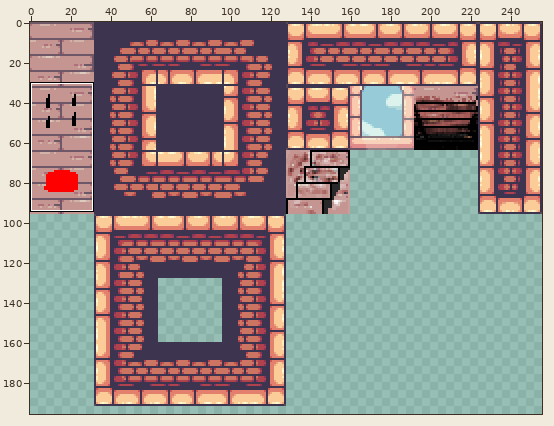
One commit to this sprite sheet: data/textures/tile_set.png. The first picture is a wide view before the edit; the outline marks the close-up.
Close-up. Before the commit:
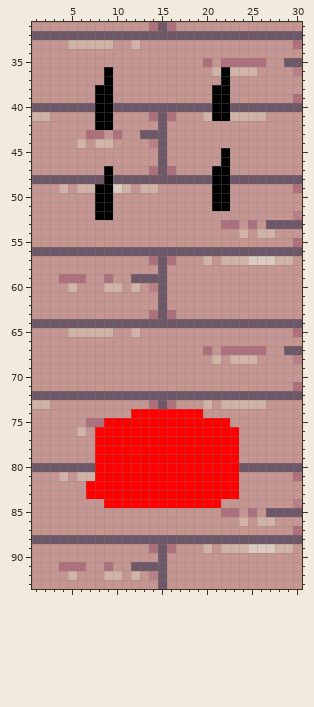
The file is 256x256 pixels. Colours within 5 levels of each other are drawn and written as one. Shown: x 1..30, y 31..93. The wide view leaves out empty margins.
After the commit:
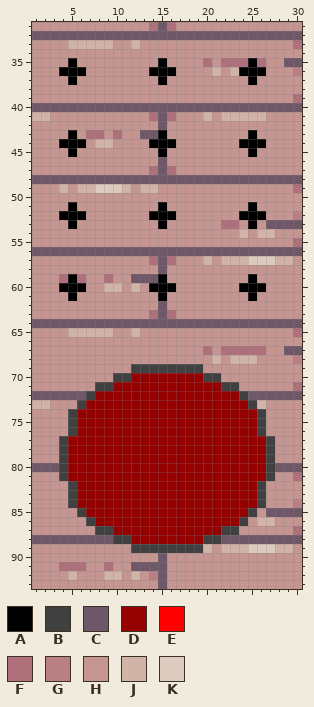
Palette (. is transparent): A #000000  B #414040  C #6e5867  D #950000  E #ff0000  F #ae717c  G #b88084  H #c49591  J #d2b3a7  K #ddcbbf
Changes in this commit:
y 35: x 5 H -> A; x 15 H -> A; x 25 F -> A
y 36: x 4..6 HHH -> AAA; x 9 A -> H; x 14..16 HHH -> AAA; x 22 A -> H; x 24..26 JJH -> AAA
y 37: x 5 H -> A; x 9 A -> H; x 15 H -> A; x 22 A -> H; x 25 H -> A
y 38..39: x 8..9 AA -> HH; x 21..22 AA -> HH
y 40: x 8..9 AA -> CC; x 21..22 AA -> CC
y 41: x 8..9 AA -> HH; x 21..22 AA -> HJ
y 42: x 8..9 AA -> HH
y 43: x 5 H -> A; x 15 C -> A; x 25 H -> A
y 44: x 4..6 HHJ -> AAA; x 14..16 GCH -> AAA; x 24..26 HHH -> AAA
y 45: x 5 H -> A; x 15 C -> A; x 22 A -> H; x 25 H -> A
y 46: x 22 A -> H
y 47: x 9 A -> H; x 21..22 AA -> HH
y 48: x 9 A -> C; x 21..22 AA -> CC
y 49: x 8..9 AA -> KK; x 21..22 AA -> HH
y 50: x 8..9 AA -> HH; x 21..22 AA -> HH
y 51: x 5 H -> A; x 8..9 AA -> HH; x 15 H -> A; x 21..22 AA -> HH; x 25 H -> A
y 52: x 4..6 HHH -> AAA; x 8..9 AA -> HH; x 14..16 HHH -> AAA; x 24..26 HHH -> AAA
y 53: x 5 H -> A; x 15 H -> A; x 25 F -> A
y 59: x 5 F -> A; x 15 C -> A; x 25 H -> A
y 60: x 4..6 HJH -> AAA; x 14..16 GCH -> AAA; x 24..26 HHH -> AAA
y 61: x 5 H -> A; x 15 C -> A; x 25 H -> A
y 69: x 12..19 HHHHHHHH -> BBBBBBBB
y 70: x 10..21 HHHHHHHHHHHH -> BBDDDDDDDDBB
y 71: x 8..23 HHHHHHHHHHHHHHHH -> BBDDDDDDDDDDDDBB
y 72: x 7..24 CCCCCCCCCCCCCCCCCC -> BDDDDDDDDDDDDDDDDB
y 73: x 6..25 HHHHHHHHFCFHHHJHJJJJ -> BDDDDDDDDDDDDDDDDDDB
y 74: x 5..26 HHHHHHHEEEEEEEEHHHHHHH -> BDDDDDDDDDDDDDDDDDDDDB
y 75: x 5..26 HHFFEEEEEEEEEEEEEEHHHH -> BDDDDDDDDDDDDDDDDDDDDB
y 76: x 5..26 HJHEEEEEEEEEEEEEEEEHHH -> BDDDDDDDDDDDDDDDDDDDDB
y 77..79: x 4..27 HHHHEEEEEEEEEEEEEEEEHHHH -> BDDDDDDDDDDDDDDDDDDDDDDB
y 80: x 4..27 CCCCEEEEEEEEEEEEEEEECCCC -> BDDDDDDDDDDDDDDDDDDDDDDB
y 81: x 4..27 JHJJEEEEEEEEEEEEEEEEHHHH -> BDDDDDDDDDDDDDDDDDDDDDDB
y 82..83: x 5..26 HHEEEEEEEEEEEEEEEEEHHH -> BDDDDDDDDDDDDDDDDDDDDB
y 84: x 5..26 HHHHEEEEEEEEEEEEEHHHHH -> BDDDDDDDDDDDDDDDDDDDDB
y 85: x 6..25 HHHHHHHHHHHHHHHHFFHF -> BDDDDDDDDDDDDDDDDDDB
y 86: x 7..24 HHHHHHHHHHHHHHHHHJ -> BDDDDDDDDDDDDDDDDB
y 87: x 8..23 HHHHHHHHHHHHHHHH -> BBDDDDDDDDDDDDBB
y 88: x 10..21 CCCCCCCCCCCC -> BBDDDDDDDDBB
y 89: x 12..19 HHFCFHHH -> BBBBBBBB
Boxes around the changes in both close-ups, in picture pixels (x1, y1, x2, y2):
changed: (59, 58, 113, 229)
changed: (149, 58, 266, 229)
changed: (59, 274, 86, 301)
changed: (149, 274, 176, 301)
changed: (239, 274, 266, 301)
changed: (59, 364, 275, 553)
